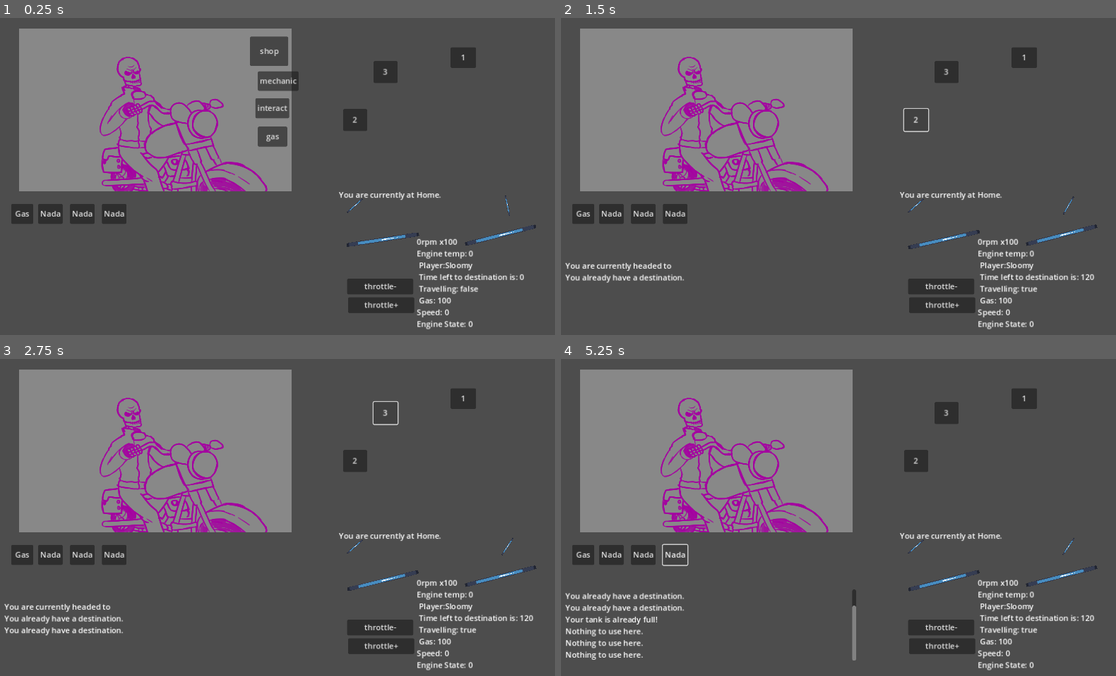
Above: before the commit, frames 1-4 (two rows, left to right).
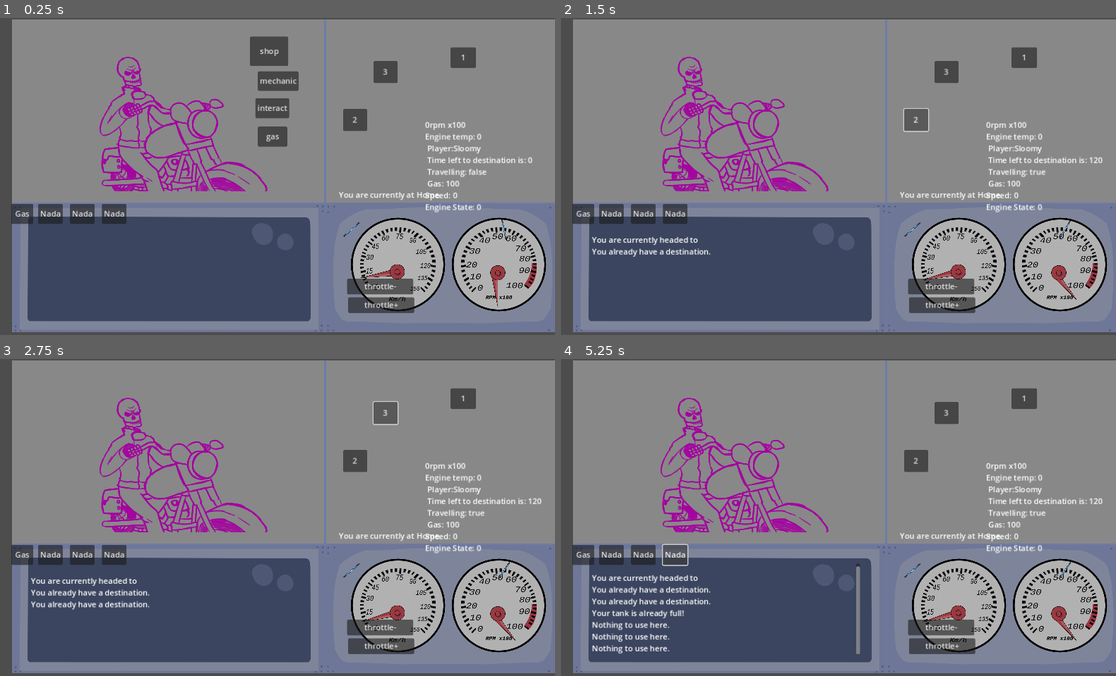
Above: after the commit, the same moments.

Repository: sloomy-chan/road-trip
Game: Godot game, scene res://main.tscn
The game is run twice, just before and just after one commit, with the same random seed, the same clock (stepped at 60 frames per second) and the same inputs. The engine's default icon, where the game draws it, is replaced by a stand-in: a white triangle on a blue panel in a dark square.
Inputs:
- Up to frame 1 (0.25 s): no input
- Up to frame 2 (1.5 s): click "1" at 0.5 s; click "2" at 1.25 s
- Up to frame 3 (2.75 s): click "3" at 2 s
- Up to frame 4 (5.25 s): click "Gas" at 2.75 s; click "Nada" at 3.5 s; click "Nada" at 4.25 s; click "Nada" at 5 s

The runs differ from the first frame. In frame 1, 53% of the frame differs, in the area x 2-100%, y 0-100%; in frame 2, 54%; in frame 3, 55%; in frame 4, 56%, in the area x 0-100%, y 0-100%.

Commit message:
Primeiros assets do painel

Diff:
--- a/dashboard.gd
+++ b/dashboard.gd
@@ -17,12 +17,14 @@
 	var Btemp = player.temp
 	gas.rotation = lerp_angle(gas.rotation, Bgas* -0.07, delta * 7)
 	temp.rotation = lerp_angle(temp.rotation, -48.1+Btemp*0.1, delta * 2)
-	rpm.rotation = lerp_angle(rpm.rotation, rpmN * 0.1, delta * 5)
+	rpm.rotation = lerp_angle(rpm.rotation, rpmN * 0.09, delta * 5)
 	var speed = player.speed
 	if player.engRpm > 0:
 		if veloc.rotation < speed:
-			veloc.rotation = lerp_angle(veloc.rotation, 83+(speed * 0.02), delta * 7)
+			veloc.rotation = lerp_angle(veloc.rotation, 83+(speed * 0.024), delta * 7)
 		match player.engRpm:
+			0:
+				rpmN = 0
 			10:
 				rpmN = 14
 			20:
--- a/dashboard.tscn
+++ b/dashboard.tscn
@@ -1,22 +1,29 @@
-[gd_scene load_steps=3 format=3 uid="uid://f1sjkjwxumcj"]
+[gd_scene load_steps=6 format=3 uid="uid://f1sjkjwxumcj"]
 
 [ext_resource type="Script" path="res://dashboard.gd" id="1_2xue6"]
 [ext_resource type="Texture2D" uid="uid://dkcl1l6p6x7uk" path="res://sprites/icon.svg" id="2_ke650"]
+[ext_resource type="Texture2D" uid="uid://lh7udokkf122" path="res://sprites/pointerB.png" id="2_xt3o2"]
+[ext_resource type="Texture2D" uid="uid://b474fs23ypi8" path="res://sprites/painel.png" id="4_v130e"]
+[ext_resource type="Texture2D" uid="uid://btwi2vhw5mk4u" path="res://sprites/pointerA.png" id="5_yxog5"]
 
 [node name="dashboard" type="Node2D"]
 script = ExtResource("1_2xue6")
 
 [node name="rpm" type="Sprite2D" parent="."]
-position = Vector2(377, 126)
+position = Vector2(372, 158)
 rotation = 1.44862
-scale = Vector2(-0.065, 1.163)
-texture = ExtResource("2_ke650")
+scale = Vector2(0.2, 0.130986)
+texture = ExtResource("2_xt3o2")
+offset = Vector2(0, 212.95)
+flip_v = true
 
 [node name="veloc" type="Sprite2D" parent="."]
-position = Vector2(137, 135)
+position = Vector2(165, 154)
 rotation = 1.44862
-scale = Vector2(-0.065, 1.163)
-texture = ExtResource("2_ke650")
+scale = Vector2(0.2, 0.131)
+texture = ExtResource("2_xt3o2")
+offset = Vector2(0, 212.95)
+flip_v = true
 
 [node name="gas" type="Sprite2D" parent="."]
 position = Vector2(80, 65.5)
@@ -29,3 +36,19 @@
 rotation = 0.839503
 scale = Vector2(0.328, 0.023)
 texture = ExtResource("2_ke650")
+
+[node name="Painel" type="Sprite2D" parent="."]
+z_index = -3
+position = Vector2(279, 144)
+scale = Vector2(0.413333, 0.413333)
+texture = ExtResource("4_v130e")
+
+[node name="PointerA" type="Sprite2D" parent="."]
+position = Vector2(173, 99)
+scale = Vector2(0.25, 0.25)
+texture = ExtResource("5_yxog5")
+
+[node name="PointerA2" type="Sprite2D" parent="."]
+position = Vector2(378, 101)
+scale = Vector2(0.25, 0.25)
+texture = ExtResource("5_yxog5")
--- a/main.tscn
+++ b/main.tscn
@@ -7,11 +7,12 @@
 [ext_resource type="PackedScene" uid="uid://cfcbwvdcyy3ko" path="res://player stuff/inv.tscn" id="2_v0nlm"]
 [ext_resource type="Script" path="res://player stuff/engineMan.gd" id="4_6bvhk"]
 [ext_resource type="Texture2D" uid="uid://nnfh8i2qponf" path="res://sprites/Olavo.png" id="5_pyrfo"]
+[ext_resource type="Texture2D" uid="uid://ccicvpw0s4spm" path="res://sprites/UI roadtrip.png" id="8_0fdb8"]
 
 [node name="main" type="Node2D"]
 
 [node name="dashboard" parent="." instance=ExtResource("1_apyga")]
-position = Vector2(664, 318)
+position = Vector2(657, 367)
 
 [node name="map" parent="." instance=ExtResource("1_mqp60")]
 
@@ -54,17 +55,17 @@
 scroll_active = false
 
 [node name="Messages" type="RichTextLabel" parent="."]
-offset_left = 29.0
-offset_top = 471.0
-offset_right = 622.0
-offset_bottom = 617.0
+offset_left = 83.0
+offset_top = 418.0
+offset_right = 630.0
+offset_bottom = 604.0
 scroll_following = true
 
 [node name="EngStats" type="RichTextLabel" parent="."]
-offset_left = 870.0
-offset_top = 446.0
-offset_right = 1138.0
-offset_bottom = 630.0
+offset_left = 887.0
+offset_top = 207.0
+offset_right = 1155.0
+offset_bottom = 391.0
 fit_content = true
 
 [node name="Olavo" type="Sprite2D" parent="."]
@@ -72,3 +73,9 @@
 position = Vector2(337, 188)
 scale = Vector2(0.5565, 0.5525)
 texture = ExtResource("5_pyrfo")
+
+[node name="UiRoadtrip" type="Sprite2D" parent="."]
+z_index = -4
+position = Vector2(603, 323)
+scale = Vector2(0.581771, 0.591667)
+texture = ExtResource("8_0fdb8")
Not shown: 1 places in main.tscn that only renumber resources
Binary file added: sprites/UI roadtrip.png
Not shown, added: sprites/UI roadtrip.png.import
Binary file added: sprites/painel.png
Not shown, added: sprites/painel.png.import
Binary file added: sprites/pointerA.png
Not shown, added: sprites/pointerA.png.import
Binary file added: sprites/pointerB.png
Not shown, added: sprites/pointerB.png.import
